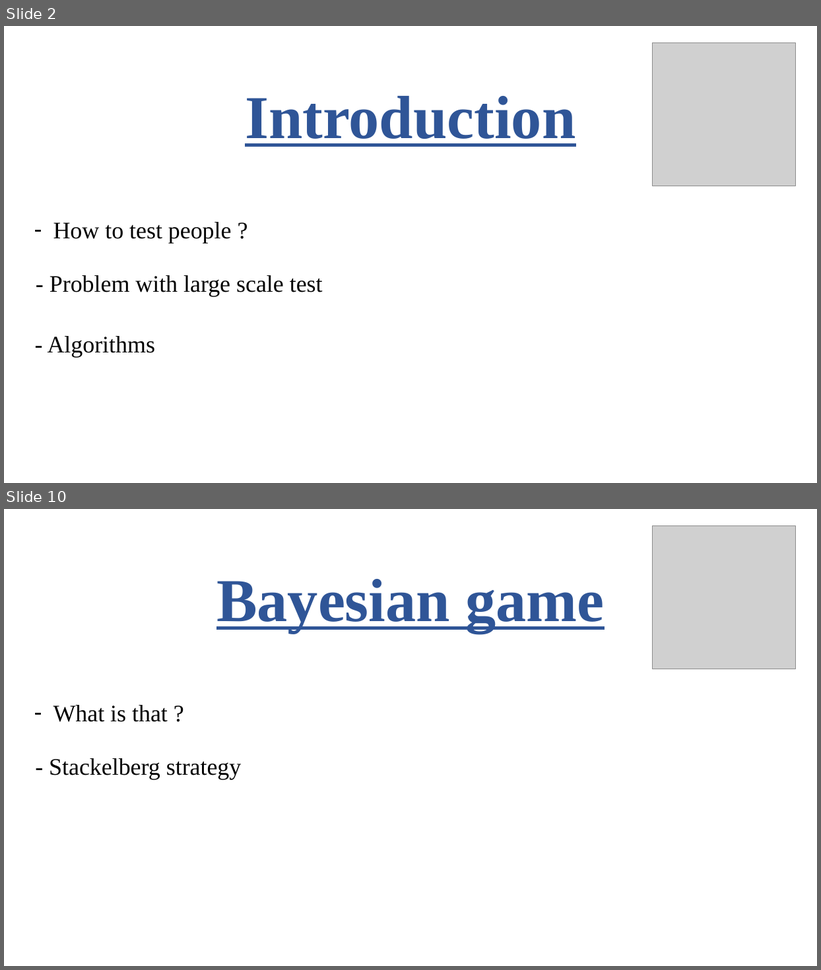
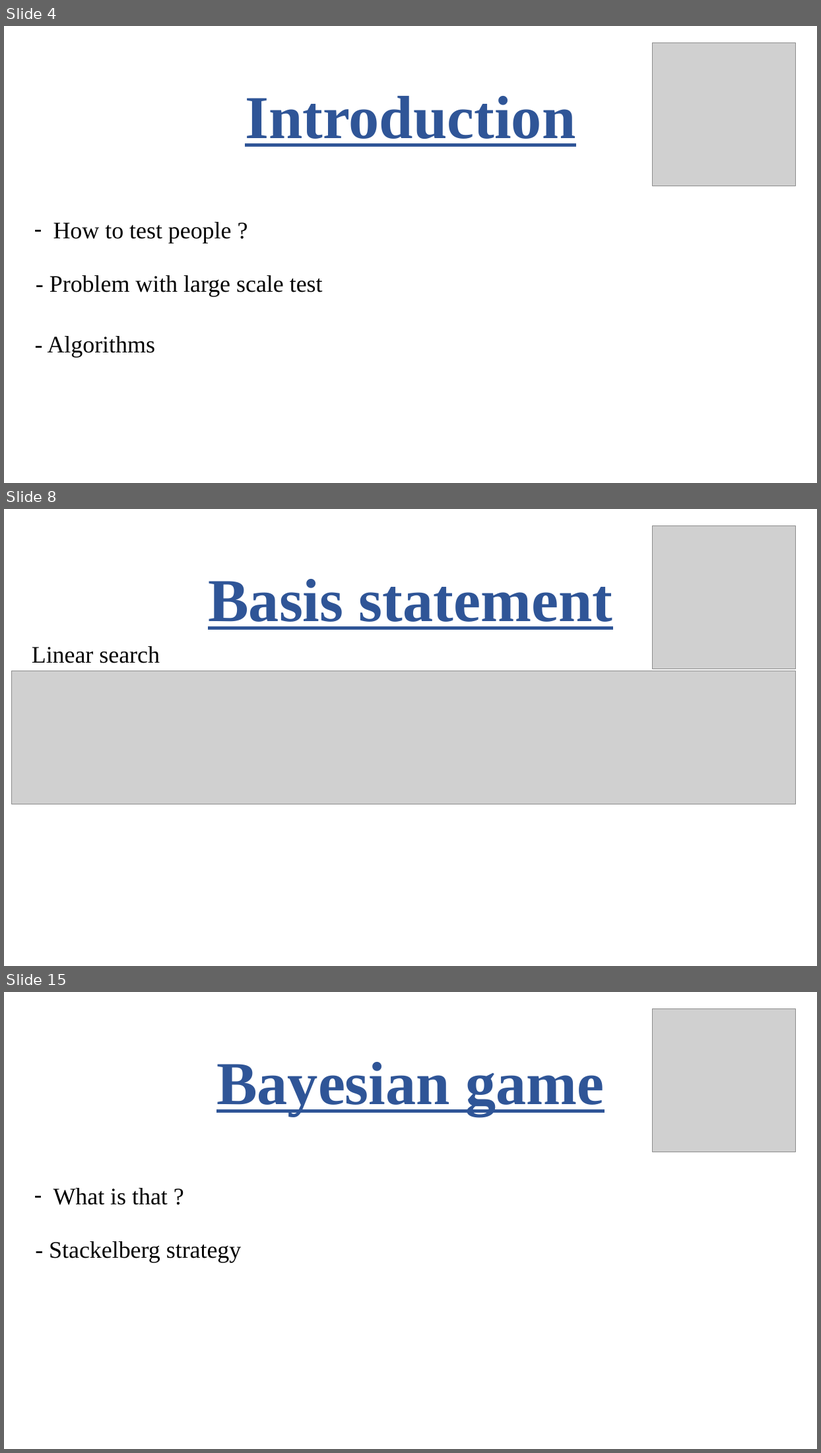
Before and after one commit to robinengels/Anglais, a slide deck: Anglais.pptx. Shown one above the other, each under a label of ours: slides 2 and 10 before the commit, slides 4, 8 and 15 after it; the slides between them are not shown. The pictures are 821x970 and 821x1453 pixels, drawn with LibreOffice and Linux fonts; fonts in the diff are those of the drawing; grey boxes stand for pictures. Boxes give left, top, right and bottom in pixels: in the first picture for what was removed or moved away, otherwise in the second. Text is boxed around its words. In the diff, an @@ line names an element or a change of style, - is before the commit and + after.

```diff
--- a/Anglais.pptx
+++ b/Anglais.pptx
@@ slide 8 added at <box>4,509,817,966</box>, background #FFFFFF @@
@@ picture added at <box>653,526,796,669</box> @@
@@ text added at <box>208,579,613,630</box>, 72 pt, text #2F5597, bold, underline @@
+Basis statement
@@ text added at <box>32,646,160,663</box>, 28 pt, text #000000 @@
+Linear search
@@ picture added at <box>11,671,796,804</box> @@
@@ what was slide 2 is now slide 4 @@
@@ what was slide 10 is now slide 15 @@
```
Also in this commit, not shown: 7 slides changed, 7 other slides added, 3 slides removed.
